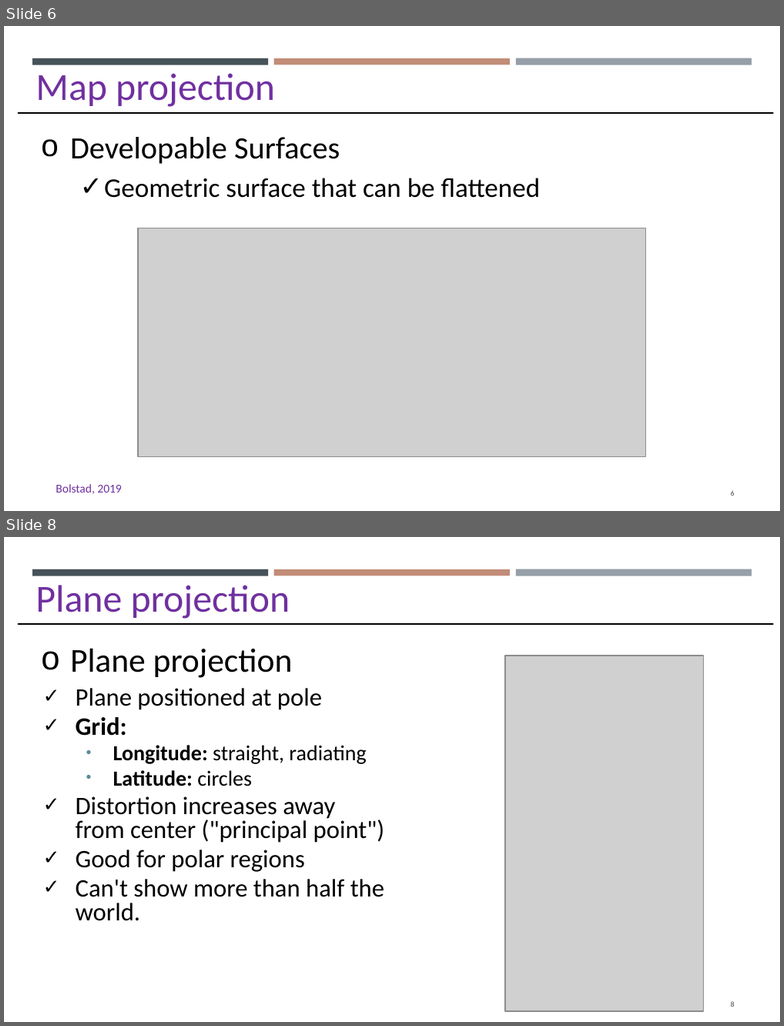
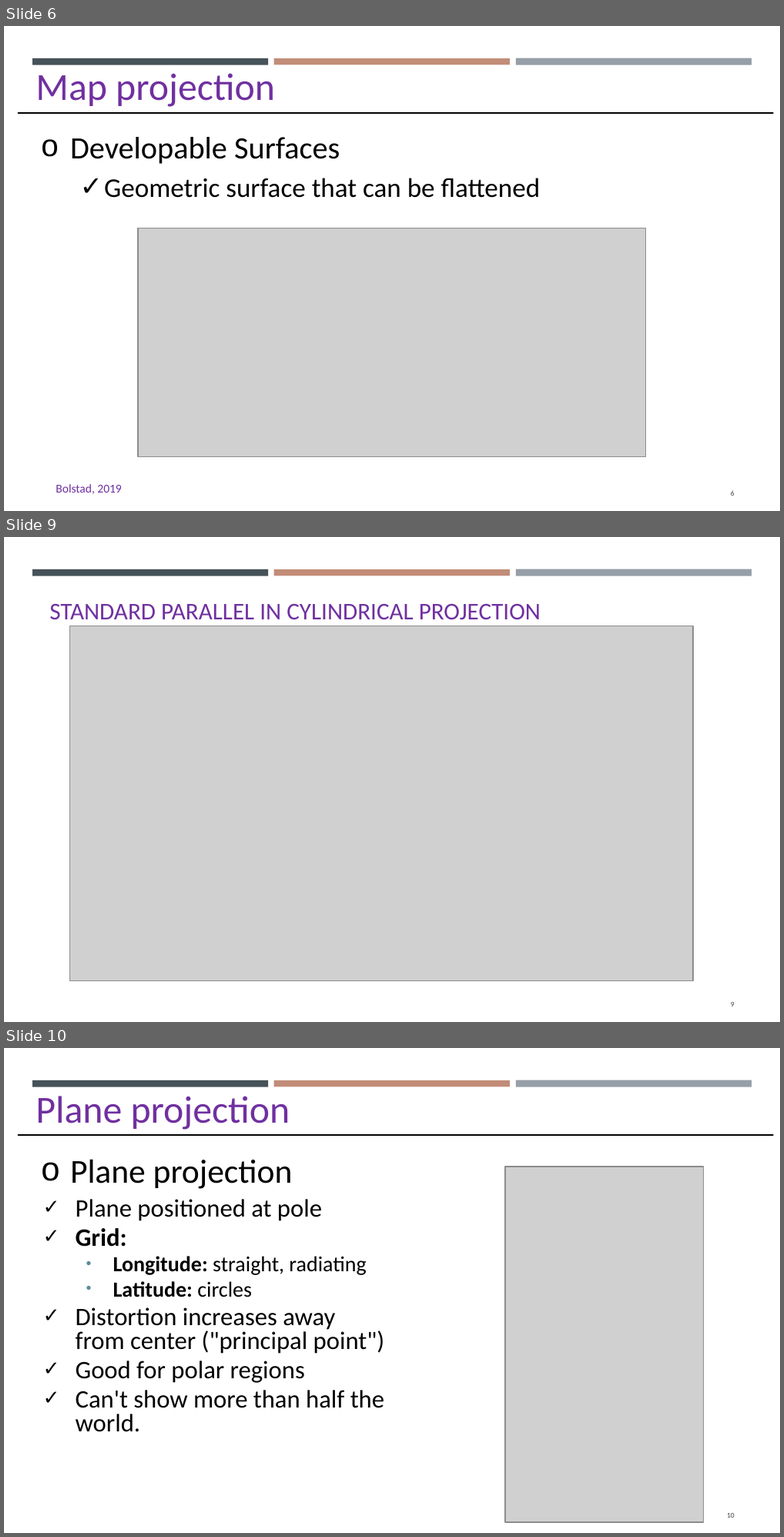
Before and after one commit to gisynw/GIS_I, a slide deck: docs/Lectures/Week03/Lecture02_GEOG2475_Datum_Thursday.pptx. Shown one above the other, each under a label of ours: slides 6 and 8 before the commit, slides 6, 9 and 10 after it; the slides between them are not shown. The pictures are 784x1026 and 784x1537 pixels, drawn with LibreOffice and Linux fonts; fonts in the diff are those of the drawing; grey boxes stand for pictures. Boxes give left, top, right and bottom in pixels: in the first picture for what was removed or moved away, otherwise in the second. Text is boxed around its words. In the diff, an @@ line names an element or a change of style, - is before the commit and + after.

Commit message:
update projection

```diff
--- a/docs/Lectures/Week03/Lecture02_GEOG2475_Datum_Thursday.pptx
+++ b/docs/Lectures/Week03/Lecture02_GEOG2475_Datum_Thursday.pptx
@@ slide 9 added at [4,537,780,1022], background #FFFFFF; not listed: 3 template elements that a slide beside it also shows @@
@@ title added at [49,604,541,620], 20 pt, text #7030A0 @@
+STANDARD PARALLEL IN CYLINDRICAL PROJECTION
@@ picture added at [69,626,693,981] @@
@@ page number added at [731,1002,735,1007], 6.1 pt, text #404040 @@
+9
@@ what was slide 8 is now slide 10 @@
@@ page number at [727,1513,735,1518]: text changed @@
-8
+10
```
Also in this commit, not shown: 11 slides changed, 4 other slides added, 2 slides removed, 2 other files.
